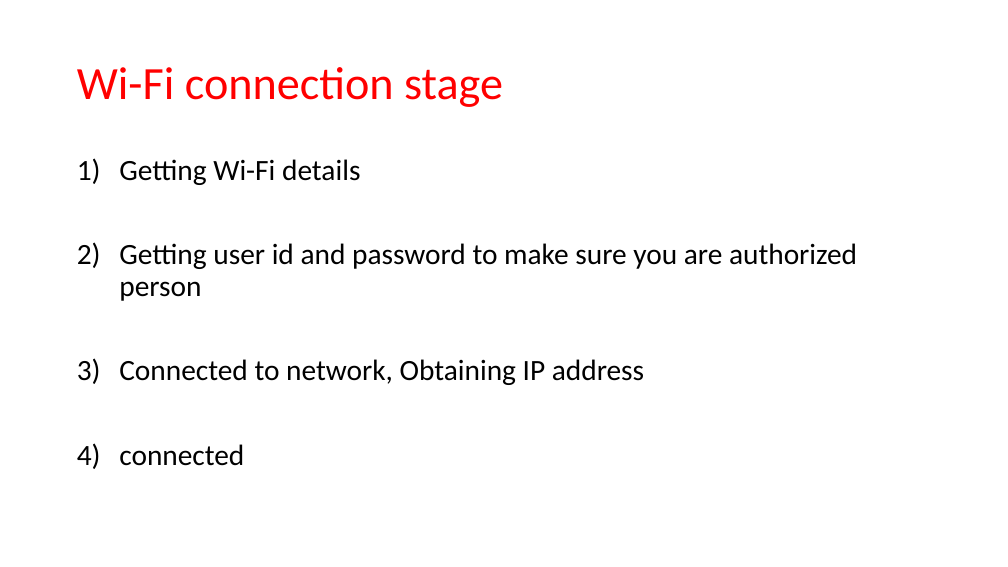
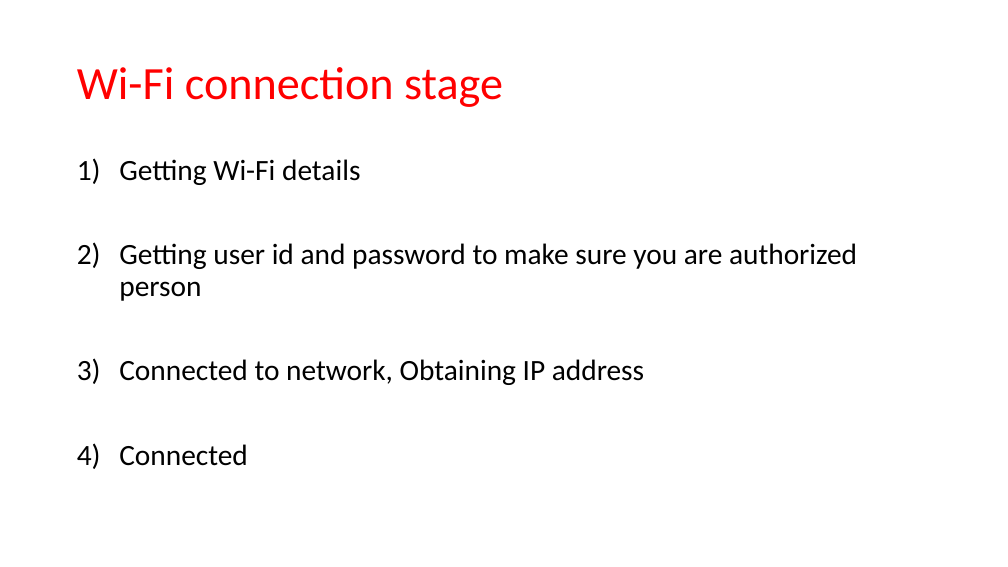
Before and after one commit to JanbaskDevops/Batch1, a slide deck: slide 6 of ClassRoomNotes/PPT/Networking and storage Basics.pptx. Drawn at 1008x567 pixels with LibreOffice and Linux fonts; fonts in the diff are those of the drawing. Boxes give left, top, right and bottom in pixels: in the first picture for what was removed or moved away, otherwise in the second. Text is boxed around its words. In the diff, an @@ line names an element or a change of style, - is before the commit and + after.

```diff
--- a/ClassRoomNotes/PPT/Networking and storage Basics.pptx
+++ b/ClassRoomNotes/PPT/Networking and storage Basics.pptx
@@ text at [119,444,248,466]: text changed @@
-4) connected
+4) Connected
```
Also in this commit, not shown: 6 slides removed, 3 other files.
